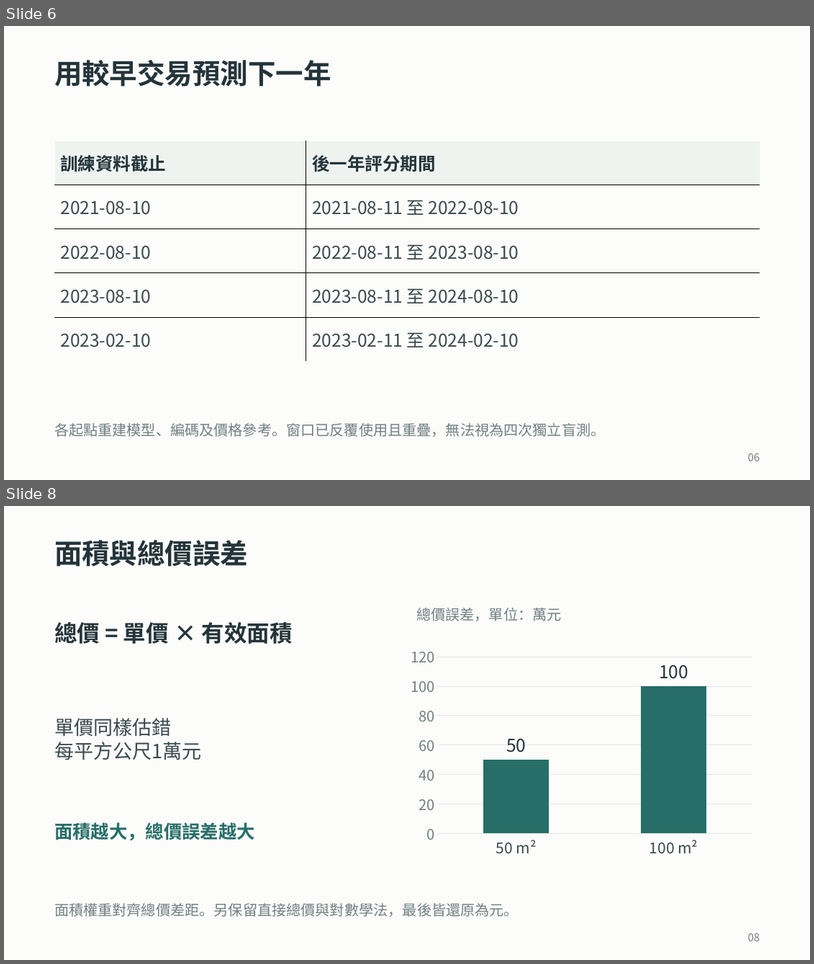
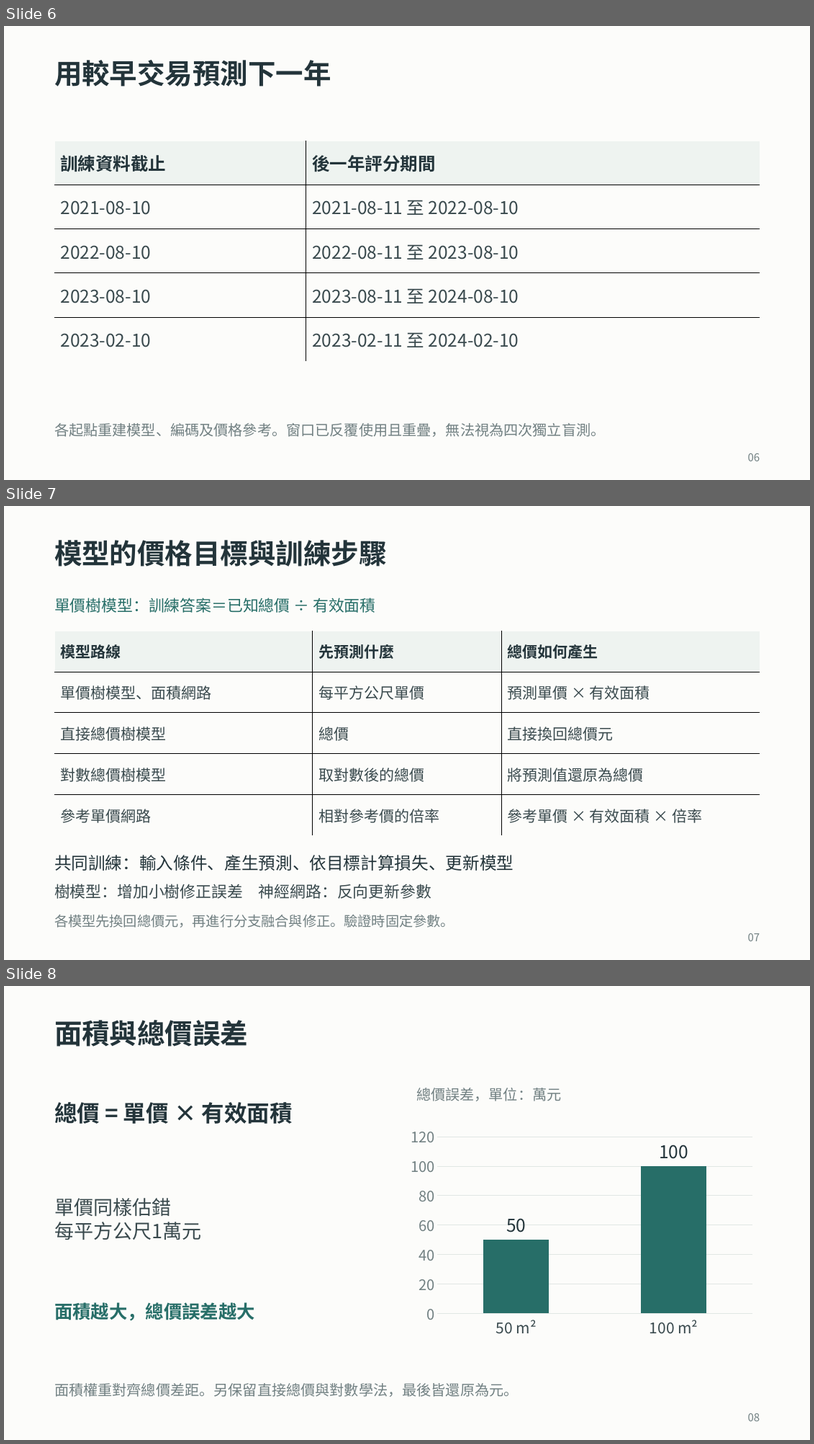
Before and after one commit to ziyi930108/nycu-house-price-regression, a slide deck: teaching/final_presentation/台灣房屋銷售價格預測挑戰賽_上台簡報.pptx. Shown one above the other, each under a label of ours: slides 6 and 8 before the commit, slides 6, 7 and 8 after it; the slides between them are not shown. The pictures are 814x964 and 814x1444 pixels, drawn with LibreOffice and Linux fonts; fonts in the diff are those of the drawing. Boxes give left, top, right and bottom in pixels: in the first picture for what was removed or moved away, otherwise in the second. Text is boxed around its words. In the diff, an @@ line names an element or a change of style, - is before the commit and + after.

Commit message:
Clarify model price targets and total-price conversion on slide 7

```diff
--- a/teaching/final_presentation/台灣房屋銷售價格預測挑戰賽_上台簡報.pptx
+++ b/teaching/final_presentation/台灣房屋銷售價格預測挑戰賽_上台簡報.pptx
@@ slide 7 added at [4, 506, 810, 960], background #FCFCFA @@
@@ text added at [54, 540, 387, 566], 33 pt, text #23343A, bold @@
+模型的價格目標與訓練步驟
@@ text added at [54, 597, 376, 613], 18.8 pt, text #276E68 @@
+單價樹模型：訓練答案＝已知總價 ÷ 有效面積
@@ table added at [54, 631, 759, 836], 5 rows, 3 columns @@
+模型路線 | 先預測什麼 | 總價如何產生
+單價樹模型、面積網路 | 每平方公尺單價 | 預測單價 × 有效面積
+直接總價樹模型 | 總價 | 直接換回總價元
+對數總價樹模型 | 取對數後的總價 | 將預測值還原為總價
+參考單價網路 | 相對參考價的倍率 | 參考單價 × 有效面積 × 倍率
@@ text added at [54, 854, 514, 870], 20.2 pt, text #23343A @@
+共同訓練：輸入條件、產生預測、依目標計算損失、更新模型
@@ text added at [54, 883, 432, 898], 18.8 pt, text #3A4A4E @@
+樹模型：增加小樹修正誤差 神經網路：反向更新參數
@@ text added at [54, 914, 455, 927], 16.5 pt, text #718082 @@
+各模型先換回總價元，再進行分支融合與修正。驗證時固定參數。
@@ text added at [748, 933, 761, 941], 12.8 pt, text #718082 @@
+07
```
Also in this commit, not shown: 1 slide removed, 11 other files.
